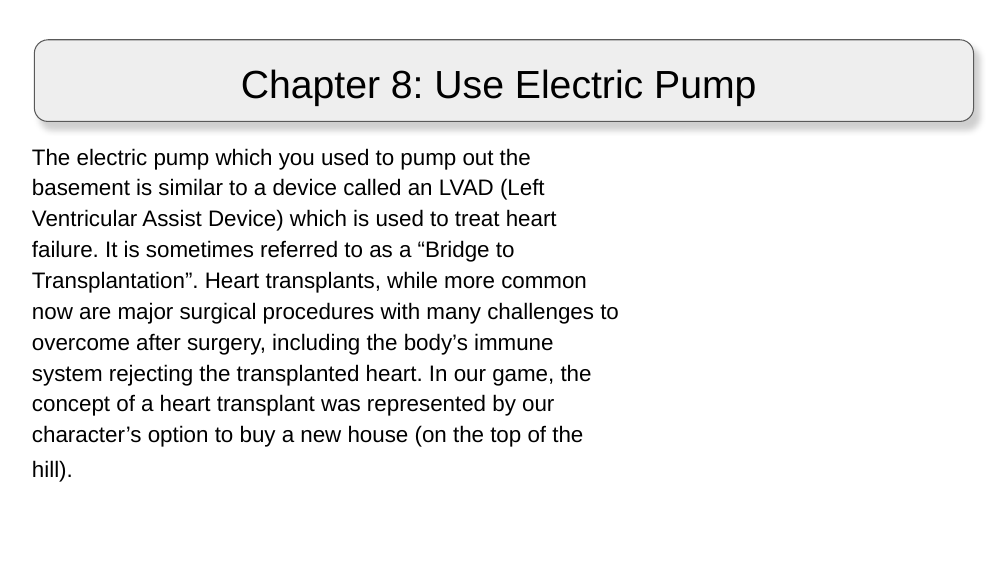
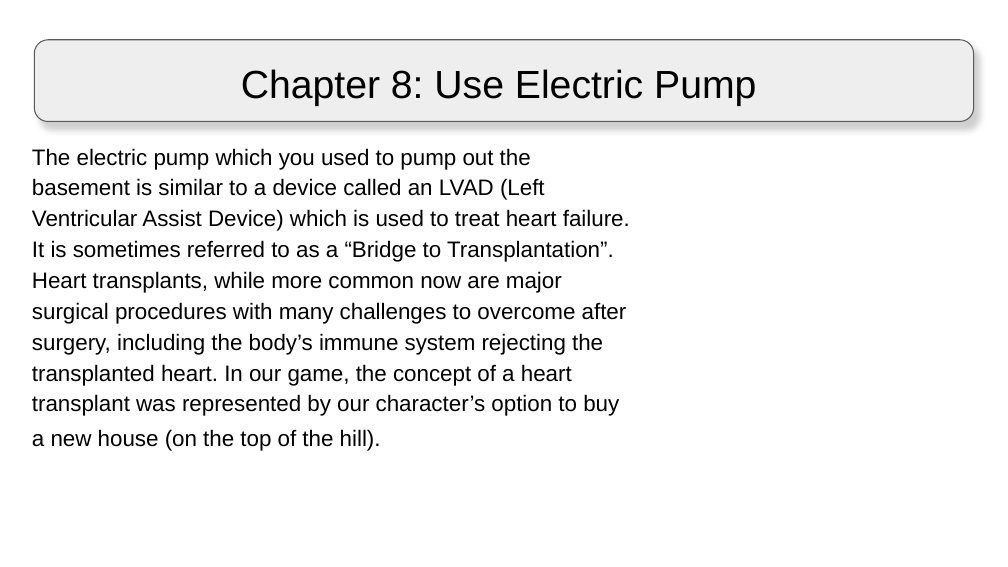
Before and after one commit to SBUtltmedia/HeartBasement, a slide deck: slide 10 of Assets/Game/Gui/Explanation/Sprites/CHF Slides - Concise .pptx. Drawn at 1008x567 pixels with LibreOffice and Linux fonts; fonts in the diff are those of the drawing; background and template pictures are left out. Boxes give left, top, right and bottom in pixels: in the first picture for what was removed or moved away, otherwise in the second. Text is boxed around its words. In the diff, an @@ line names an element or a change of style, - is before the commit and + after.

```diff
--- a/Assets/Game/Gui/Explanation/Sprites/CHF Slides - Concise .pptx
+++ b/Assets/Game/Gui/Explanation/Sprites/CHF Slides - Concise .pptx
@@ text "The electric pump which you ..." rewrapped from (32,148,619,482) to (32,148,630,451) @@
```
Also in this commit, not shown: 4 other slides changed, 9 other files.
